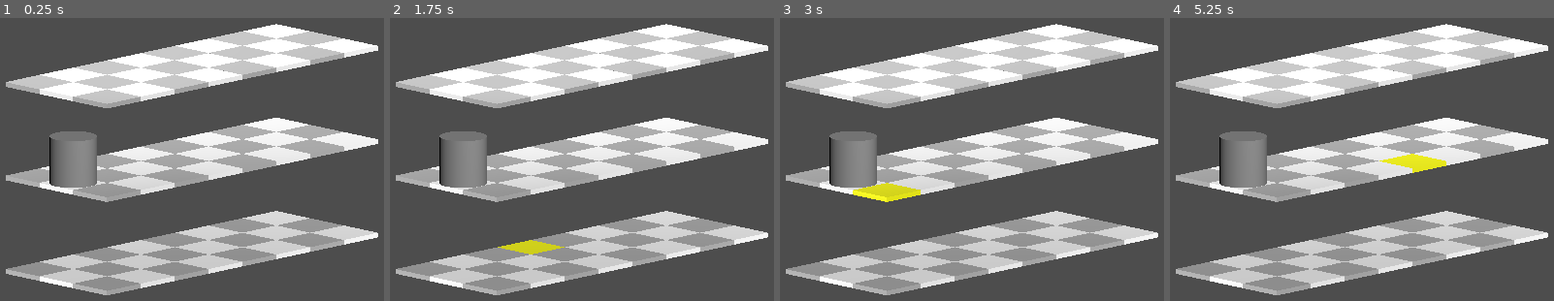
Above: before the commit, frames 1-4 (left to right).
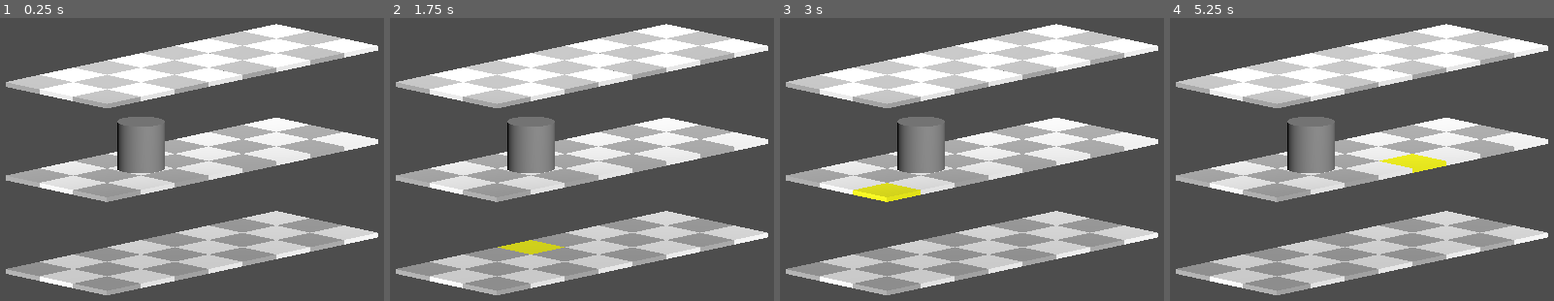
Above: after the commit, the same moments.

Repository: bejado/3d-platformer-tactics
Game: Godot game, scene res://main.tscn
Two runs of this game, one before a commit and one after it. Both use one fixed random seed, a clock stepped at 60 frames per second and the inputs below.
Inputs (mouse positions are in pixels of both pictures, inside the frame that each line leads up to):
- Up to frame 1 (0.25 s): no input
- Up to frame 2 (1.75 s): tap Enter at 0.5 s; move the mouse to (758, 139) at 0.52 s; click (758, 139) at 0.67 s; tap Space at 1.25 s; drag from (432, 182) to (547, 247) at 1.27 s
- Up to frame 3 (3 s): tap Enter at 2 s; move the mouse to (1052, 66) at 2.02 s; click (1052, 66) at 2.17 s; tap Space at 2.75 s; drag from (937, 247) to (outside the picture) at 2.77 s
- Up to frame 4 (5.25 s): tap Enter at 3.5 s; move the mouse to (outside the picture) at 3.52 s; click (outside the picture) at 3.67 s; tap Space at 4.25 s; drag from (outside the picture) to (1250, 51) at 4.27 s; move the mouse to (1404, 162) at 5.02 s; click (1404, 162) at 5.17 s

The runs differ from the first frame. In frame 1, 4.4% of the frame differs, in the area x 12-43%, y 34-60%; in frame 2, 4.4%; in frame 3, 4.4%; in frame 4, 4.4%.

Commit message:
Add champion and basic drag and drop

Diff:
--- /dev/null
+++ b/Champion.gd
@@ -0,0 +1,134 @@
+extends MeshInstance3D
+
+signal champion_dropped(grid_position: Vector2, world_position: Vector3)
+
+var is_dragging: bool = false
+var drag_offset: Vector3
+var original_position: Vector3
+var collision_body: StaticBody3D
+
+func _ready() -> void:
+	# Add to champion group for easy identification
+	add_to_group("champion")
+	print("Champion added to group 'champion'.")
+
+	# Find the StaticBody3D child for collision detection
+	collision_body = get_node("StaticBody3D")
+	if not collision_body:
+		print("ERROR: No StaticBody3D child found! Champion needs a StaticBody3D child for collision detection.")
+		return
+	print("Collision body found:", collision_body)
+
+	# Store original position and parent
+	original_position = global_position
+	print("Original position:", original_position)
+
+	# Enable input processing
+	set_process_input(true)
+	print("Input processing enabled for Champion.")
+
+func _input(event: InputEvent) -> void:
+	if event is InputEventMouseButton:
+		if event.button_index == MOUSE_BUTTON_LEFT:
+			if event.pressed:
+				_start_drag(event)
+			else:
+				_end_drag(event)
+
+	elif event is InputEventMouseMotion and is_dragging:
+		_update_drag_position(event)
+
+func _start_drag(event: InputEventMouseButton) -> void:
+	# Check if mouse is over this champion
+	var camera = get_viewport().get_camera_3d()
+	if not camera:
+		print("No camera found in viewport.")
+		return
+
+	# Create a ray from camera through mouse position
+	var from = camera.project_ray_origin(event.position)
+	var to = from + camera.project_ray_normal(event.position) * 1000
+	print("Ray from:", from, "to:", to)
+
+	# Check if ray intersects with this champion's bounding box
+	var space_state = get_world_3d().direct_space_state
+	var query = PhysicsRayQueryParameters3D.create(from, to)
+	var result = space_state.intersect_ray(query)
+	print("Raycast result:", result)
+
+	# Check if this champion is being clicked (check collision body instead of self)
+	if result and result.collider == collision_body:
+		print("Champion clicked for dragging.")
+		is_dragging = true
+		drag_offset = global_position - _get_mouse_world_position(event.position)
+		print("Drag offset set to:", drag_offset)
+
+func _end_drag(event: InputEventMouseButton) -> void:
+	if not is_dragging:
+		return
+
+	is_dragging = false
+
+	# Find the closest grid cell
+	var result = _find_closest_grid_cell()
+
+	if result["found"]:
+		# Snap to grid cell
+		global_position = result["position"]
+		original_position = global_position
+	else:
+		# Return to original position if no valid drop target
+		global_position = original_position
+
+func _update_drag_position(event: InputEventMouseMotion) -> void:
+	if not is_dragging:
+		return
+
+	var new_position = _get_mouse_world_position(event.position) + drag_offset
+	global_position = new_position
+
+func _get_mouse_world_position(mouse_pos: Vector2) -> Vector3:
+	var camera = get_viewport().get_camera_3d()
+	if not camera:
+		return Vector3.ZERO
+
+	var from = camera.project_ray_origin(mouse_pos)
+	var to = from + camera.project_ray_normal(mouse_pos) * 1000
+
+	# Project onto the ground plane (y = 0)
+	var direction = (to - from).normalized()
+	var t = -from.y / direction.y
+	return from + direction * t
+
+func _find_closest_grid_cell() -> Dictionary:
+	# Define all possible grid positions
+	var grid_positions = [
+		Vector3(-1, 0.6, 3.5),
+		Vector3(0, 0.6, 3.5),
+		Vector3(1, 0.6, 3.5),
+		Vector3(-1, 0.6, 2.5),
+		Vector3(0, 0.6, 2.5),
+		Vector3(1, 0.6, 2.5),
+		Vector3(-1, 0.6, 1.5),
+		Vector3(0, 0.6, 1.5),
+		Vector3(1, 0.6, 1.5),
+		Vector3(-1, 0.6, 0.5),
+		Vector3(0, 0.6, 0.5),
+		Vector3(1, 0.6, 0.5)
+	]
+
+	var closest_position = Vector3.ZERO
+	var closest_distance = INF
+
+	# Find the closest grid position
+	for pos in grid_positions:
+		var distance = global_position.distance_to(pos)
+		if distance < closest_distance:
+			closest_distance = distance
+			closest_position = pos
+
+	# Only snap if within a reasonable distance
+	if closest_distance < 2.0:  # Adjust this threshold as needed
+		return {"found": true, "position": closest_position}
+
+	return {"found": false, "position": Vector3.ZERO}
--- a/main.tscn
+++ b/main.tscn
@@ -1,8 +1,12 @@
-[gd_scene load_steps=3 format=3 uid="uid://wnrmkghsv5i4"]
+[gd_scene load_steps=5 format=3 uid="uid://wnrmkghsv5i4"]
 
 [ext_resource type="Script" uid="uid://bo8s7pxs2d5rr" path="res://GridSpawner.gd" id="1_ig7tw"]
+[ext_resource type="Script" uid="uid://b536jg6twf0wf" path="res://Champion.gd" id="2_0xm2m"]
 
 [sub_resource type="CylinderMesh" id="CylinderMesh_ig7tw"]
+height = 1.0
+
+[sub_resource type="CylinderShape3D" id="CylinderShape3D_0xm2m"]
 height = 1.0
 
 [node name="Main" type="Node3D"]
@@ -38,5 +42,11 @@
 spacing = 1.0
 
 [node name="Champion" type="MeshInstance3D" parent="."]
-transform = Transform3D(1, 0, 0, 0, 1, 0, 0, 0, 1, 0, 0.6, 3.5)
+transform = Transform3D(1, 0, 0, 0, 1, 0, 0, 0, 1, 0, 0.6, 1.5)
 mesh = SubResource("CylinderMesh_ig7tw")
+script = ExtResource("2_0xm2m")
+
+[node name="StaticBody3D" type="StaticBody3D" parent="Champion"]
+
+[node name="CollisionShape3D" type="CollisionShape3D" parent="Champion/StaticBody3D"]
+shape = SubResource("CylinderShape3D_0xm2m")
Not shown, added: Champion.gd.uid
